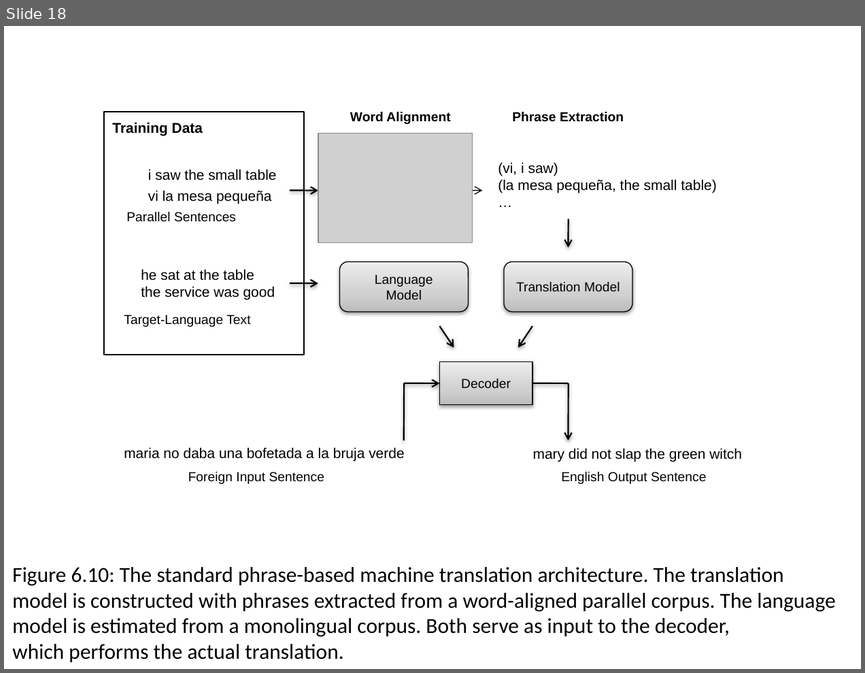
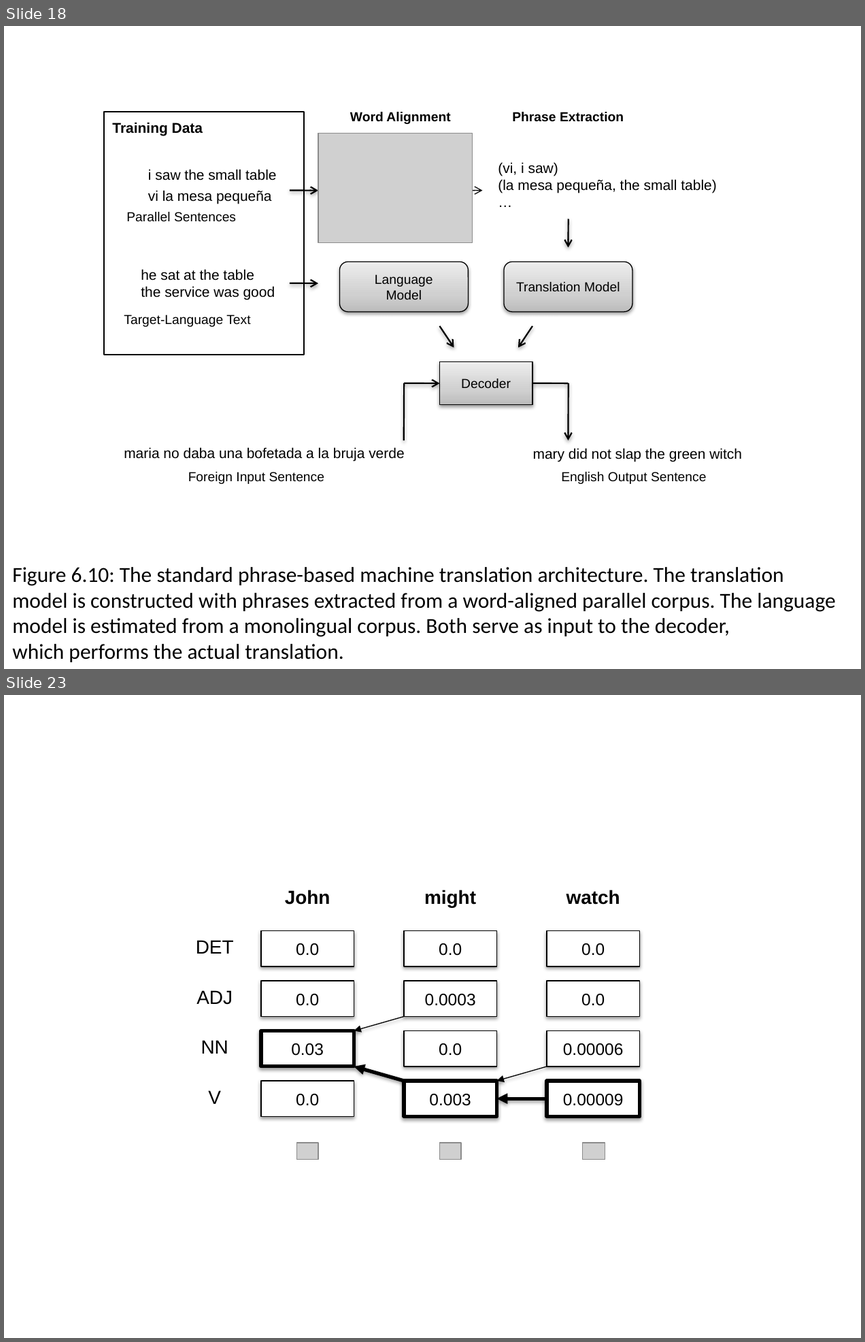
Before and after one commit to lintool/MapReduceAlgorithms, a slide deck: ed1n/figures/figures-all.pptx. Shown one above the other, each under a label of ours: slide 18 before the commit, slides 18 and 23 after it; the slides between them are not shown. The pictures are 865x673 and 865x1342 pixels, drawn with LibreOffice and Linux fonts; fonts in the diff are those of the drawing; grey boxes stand for pictures. Boxes give left, top, right and bottom in pixels: in the first picture for what was removed or moved away, otherwise in the second. Text is boxed around its words. In the diff, an @@ line names an element or a change of style, - is before the commit and + after.

```diff
--- a/ed1n/figures/figures-all.pptx
+++ b/ed1n/figures/figures-all.pptx
@@ slide 23 added at (4,695,861,1338), background #FFFFFF @@
@@ text added at (285,889,330,904), 16 pt, text #000000, bold @@
+John
@@ text added at (424,889,476,907), 16 pt, text #000000, bold @@
+might
@@ text added at (566,889,620,904), 16 pt, text #000000, bold @@
+watch
@@ rectangle added at (261,930,354,966), fill #FFFFFF, outline #000000 0.75 pt, 14 pt, text #000000 @@
+0.0
@@ rectangle added at (404,930,496,966), fill #FFFFFF, outline #000000 0.75 pt, 14 pt, text #000000 @@
+0.0
@@ rectangle added at (547,930,639,966), fill #FFFFFF, outline #000000 0.75 pt, 14 pt, text #000000 @@
+0.0
@@ text added at (196,940,234,953), 16 pt, text #000000 @@
+DET
@@ text added at (196,990,232,1004), 16 pt, text #000000 @@
+ADJ
@@ rectangle added at (261,981,354,1016), fill #FFFFFF, outline #000000 0.75 pt, 14 pt, text #000000 @@
+0.0
@@ rectangle added at (404,981,496,1016), fill #FFFFFF, outline #000000 0.75 pt, 14 pt, text #000000 @@
+0.0003
@@ rectangle added at (547,981,639,1016), fill #FFFFFF, outline #000000 0.75 pt, 14 pt, text #000000 @@
+0.0
@@ arrow added from (404, 1016) to (354, 1031), #000000 0.75 pt @@
@@ text added at (201,1040,228,1053), 16 pt, text #000000 @@
+NN
@@ rectangle added at (261,1031,354,1067), fill #FFFFFF, outline #000000 3 pt, 14 pt, text #000000 @@
+0.03
@@ rectangle added at (404,1031,496,1067), fill #FFFFFF, outline #000000 0.75 pt, 14 pt, text #000000 @@
+0.0
@@ rectangle added at (547,1031,639,1067), fill #FFFFFF, outline #000000 0.75 pt, 14 pt, text #000000 @@
+0.00006
@@ rectangle added at (261,1081,354,1117), fill #FFFFFF, outline #000000 0.75 pt, 14 pt, text #000000 @@
+0.0
@@ arrow added from (404, 1081) to (354, 1066), #000000 3 pt @@
@@ rectangle added at (404,1081,496,1117), fill #FFFFFF, outline #000000 3 pt, 14 pt, text #000000 @@
+0.003
@@ arrow added from (547, 1066) to (496, 1081), #000000 0.75 pt @@
@@ rectangle added at (547,1081,639,1117), fill #FFFFFF, outline #000000 3 pt, 14 pt, text #000000 @@
+0.00009
@@ text added at (208,1090,221,1104), 16 pt, text #000000 @@
+V
@@ arrow added from (547, 1098) to (496, 1098), #000000 3 pt @@
@@ picture added at (297,1142,318,1159) @@
@@ picture added at (439,1142,461,1159) @@
@@ picture added at (582,1142,604,1159) @@
```
Also in this commit, not shown: 1 slide changed, 5 other slides added, 9 other files.
